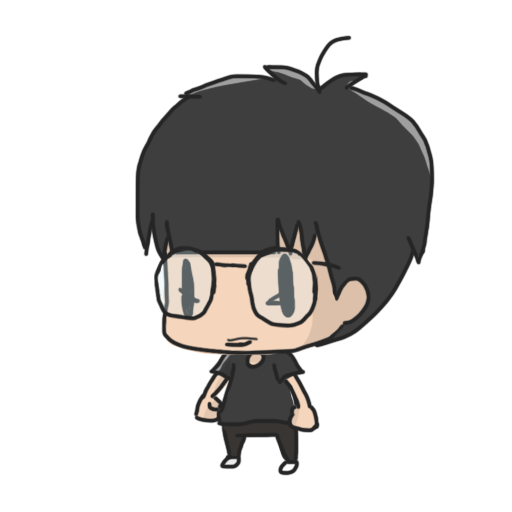
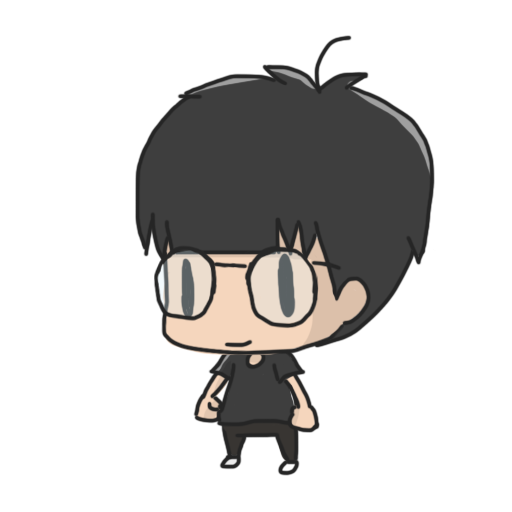
Layers edited between the first and the second w=512, h=512 image:
hid "受傷嘴巴" over 226, 336, 259, 344
hid "受傷眼睛" over 177, 286, 295, 306
hid "瞇瞇眼" over 182, 293, 296, 318
